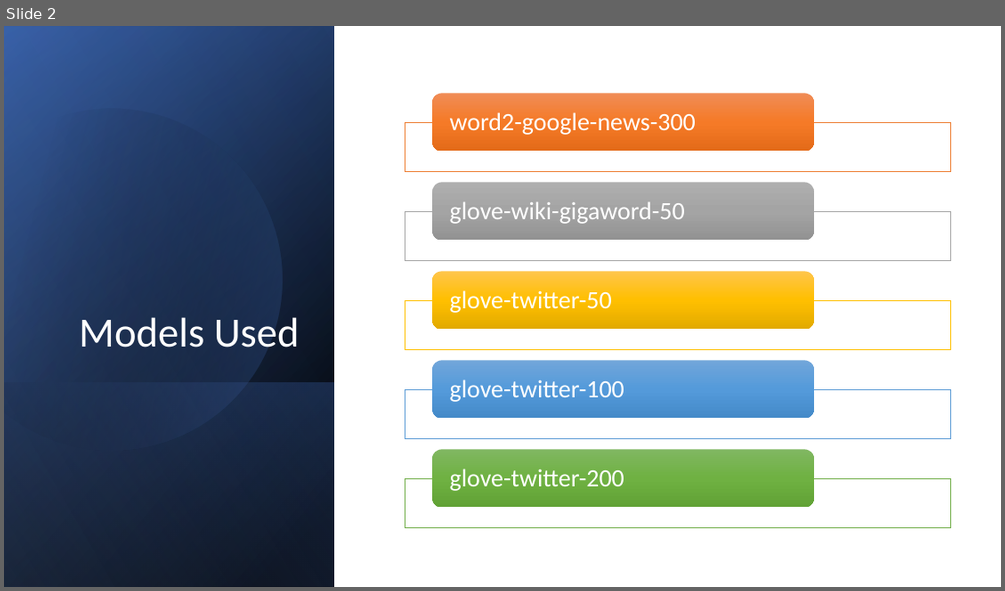
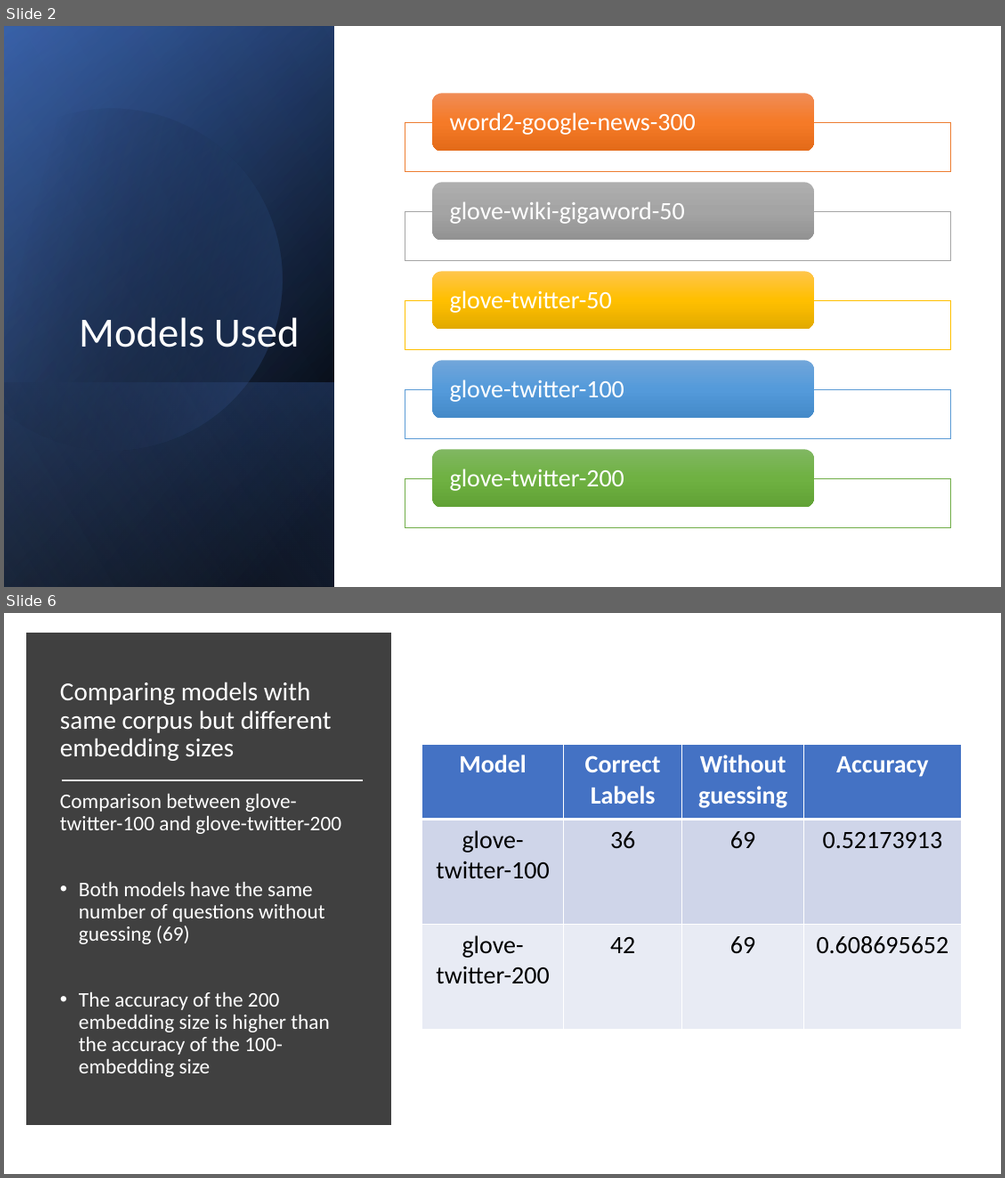
Before and after one commit to ghaithsabbagh/Comp472-MiniProject1-, a slide deck: Presentation.pptx. Shown one above the other, each under a label of ours: slide 2 before the commit, slides 2 and 6 after it; the slides between them are not shown. The pictures are 1005x591 and 1005x1178 pixels, drawn with LibreOffice and Linux fonts; fonts in the diff are those of the drawing. Boxes give left, top, right and bottom in pixels: in the first picture for what was removed or moved away, otherwise in the second. Text is boxed around its words. In the diff, an @@ line names an element or a change of style, - is before the commit and + after.

```diff
--- a/Presentation.pptx
+++ b/Presentation.pptx
@@ slide 6 added at box(4, 613, 1001, 1174), background #FFFFFF @@
@@ rectangle added at box(32, 638, 386, 1120), fill #404040, outline #404040 10 pt @@
@@ title added at box(60, 682, 332, 761), 25 pt, text #FFFFFF @@
+Comparing models with same corpus but different embedding sizes
@@ table added at box(422, 745, 961, 1030), 3 rows, 4 columns @@
+Model | Correct Labels | Without guessing | Accuracy
+glove-twitter-100 | 36 | 69 | 0.52173913
+glove-twitter-200 | 42 | 69 | 0.608695652
@@ text added at box(60, 794, 341, 1077), 20 pt, text #FFFFFF @@
+Comparison between glove-twitter-100 and glove-twitter-200
+• Both models have the same number of questions without guessing (69)
+• The accuracy of the 200 embedding size is higher than the accuracy of the 100-embedding size
@@ line added from (62, 780) to (363, 780), #E7E6E6 1.75 pt @@
```
Also in this commit, not shown: 1 slide changed, 4 other slides added, 2 slides removed.
